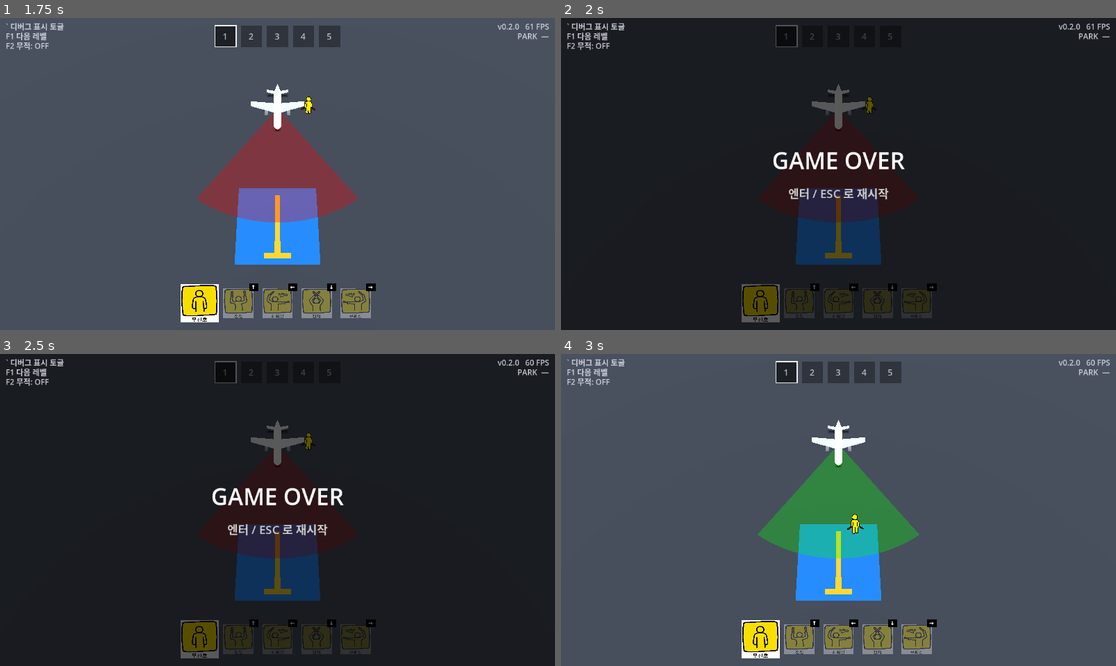
Above: before the commit, frames 1-4 (two rows, left to right).
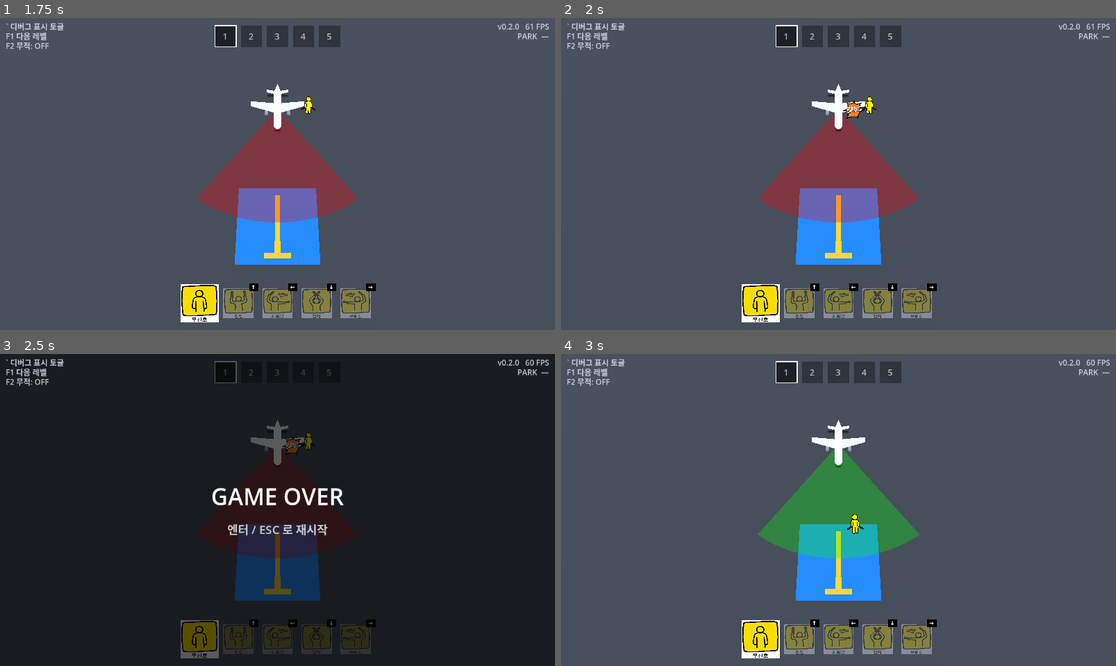
Above: after the commit, the same moments.

Repository: Leusin/project-godot-airport-marshaling-game
Game: Godot game, scene res://src/ui/lobby/lobby.tscn
Same seed, same stepped clock (60 frames per second), same inputs: the game is played once before the commit and once after it.
Inputs:
- Up to frame 1 (1.75 s): tap Enter (ui_accept) at 0.5, 0.77, 1.52 s; hold W (move_up) from 0.53 s (still down); tap Up (signal_advance) at 0.6, 1.35 s
- Up to frame 2 (2 s): keep holding W (move_up)
- Up to frame 3 (2.5 s): release W (move_up) at 2.03 s; hold A (move_left) from 2.03 s (still down); tap Up (signal_advance) at 2.1 s
- Up to frame 4 (3 s): keep holding A (move_left); tap Enter (ui_accept) at 2.75 s; tap Up (signal_advance) at 2.85 s

Frame 1 is identical in both runs. In frame 2, 99% of the frame differs, in the area x 0-100%, y 0-100%; in frame 3, 0.1%; in frame 4, nothing differs.

Commit message:
feat: 충돌 히트스톱 + 충돌 지점 이펙트
- 충돌 시 즉시 게임오버 HUD 대신: 씬 정지 0.5초 + 충돌 지점 이펙트 → HUD
- hazard_hit 시그널에 충돌 위치 전달(히트박스 중심↔상대 원점 중간점 근사)
- 신규 HitEffectHUD: 월드→화면 투영 표시, impact.png 넣으면 교체(없으면 임시 스파크)

Co-Authored-By: Claude Opus 4.8 <noreply@anthropic.com>

Diff:
--- a/src/core/game_groups.gd
+++ b/src/core/game_groups.gd
@@ -25,3 +25,4 @@
 # HUD LAYER
 const GAME_OVER_HUD := &"game_over_hud"
 const SUCCESS_HUD := &"success_hud"
+const HIT_EFFECT_HUD := &"hit_effect_hud"
--- a/src/core/main_game/Main.tscn
+++ b/src/core/main_game/Main.tscn
@@ -22,6 +22,7 @@
 [ext_resource type="Script" uid="uid://cd05dyidukyp5" path="res://src/ui/level_progress_hud.gd" id="32_level_progress_hud_script"]
 [ext_resource type="Script" uid="uid://bkiyit7f8882w" path="res://src/ui/campaign_complete_hud.gd" id="33_campaign_complete_hud_script"]
 [ext_resource type="Script" uid="uid://kmu680eryf0s" path="res://src/debug/debug_cheats.gd" id="34_debug_cheats_script"]
+[ext_resource type="Script" uid="uid://dmlngrm5y511w" path="res://src/ui/hit_effect_hud.gd" id="35_hit_effect_hud_script"]
 
 [node name="MainGame" type="Node" unique_id=366331269]
 process_mode = 3
@@ -114,6 +115,17 @@
 mouse_filter = 2
 script = ExtResource("32_level_progress_hud_script")
 
+[node name="HitEffectHUD" type="Control" parent="HudLayer/HudRoot" unique_id=1545390098 groups=["hit_effect_hud"]]
+visible = false
+layout_mode = 1
+anchors_preset = 15
+anchor_right = 1.0
+anchor_bottom = 1.0
+grow_horizontal = 2
+grow_vertical = 2
+mouse_filter = 2
+script = ExtResource("35_hit_effect_hud_script")
+
 [node name="GameOverHUD" type="Control" parent="HudLayer/HudRoot" unique_id=2091873834 groups=["game_over_hud"]]
 visible = false
 layout_mode = 1
--- a/src/core/main_game/game_manager.gd
+++ b/src/core/main_game/game_manager.gd
@@ -13,6 +13,9 @@
 ## 확정 버튼 → 성공 처리(HUD) 사이 유예. 마샬러 엔진정지 포즈를 잠깐 보여주는 연출용 지연.
 const SHUTDOWN_CONFIRM_DELAY := 1.0
 
+## 충돌 → 게임오버 HUD 사이 히트스톱. 정지화면 + 충돌 이펙트로 무슨 일이 났는지 보여주는 연출용 지연.
+const HIT_STOP_DELAY := 0.5
+
 ## 스폰할 엔티티 씬. 스폰 지점(마커)은 레벨 데이터, 어떤 엔티티를 놓을지는 여기서 정한다.
 @export var marshaller_scene: PackedScene
 @export var aircraft_scene: PackedScene
@@ -23,6 +26,7 @@
 var _entity_root: Node3D
 var _game_over_hud: Control
 var _success_hud: Control
+var _hit_effect_hud: Control
 var _spawned: Array[Node] = []
 
 var _is_game_over := false
@@ -40,7 +44,11 @@
 ## 확정 직후 ~ 성공 처리 전의 짧은 구간. 마샬러 스프라이트가 이 구간에만 엔진정지 포즈를 보여준다.
 var is_confirming_shutdown := false
 
+## 충돌 후 히트스톱 중(정지화면 + 이펙트, 게임오버 HUD 대기).
+var _is_in_hit_stop := false
+
 var _confirm_delay := Countdown.new()
+var _hit_stop_delay := Countdown.new()
 
 func _ready() -> void:
 	process_mode = Node.PROCESS_MODE_ALWAYS
@@ -48,6 +56,7 @@
 	_player_controller = SceneQuery.require_single(GameGroups.PLAYER_CONTROLLER)
 	_game_over_hud = SceneQuery.require_single(GameGroups.GAME_OVER_HUD)
 	_success_hud = SceneQuery.require_single(GameGroups.SUCCESS_HUD)
+	_hit_effect_hud = SceneQuery.require_single(GameGroups.HIT_EFFECT_HUD)
 	_signal_input = SceneQuery.require_single(GameGroups.SIGNAL_INPUT)
 	if _signal_input != null:
 		_signal_input.shutdown_confirmed.connect(_on_shutdown_confirmed)
@@ -60,11 +69,15 @@
 	_is_success = false
 	is_awaiting_shutdown_confirm = false
 	is_confirming_shutdown = false
+	_is_in_hit_stop = false
+	_hit_stop_delay.stop()
 	_final_grade = ParkingGrade.Grade.B
 	if _game_over_hud != null:
 		_game_over_hud.visible = false
 	if _success_hud != null:
 		_success_hud.visible = false
+	if _hit_effect_hud != null:
+		_hit_effect_hud.hide_impact()
 	_spawn_entities()
 	get_tree().paused = false
 
@@ -85,7 +98,7 @@
 	# 스폰한 주체가 관계를 배선한다: 지각 대상·바라볼 대상·possess.
 	if _aircraft != null:
 		_aircraft.set_perception_target(marshaller)
-		_aircraft.hazard_hit.connect(trigger_game_over)
+		_aircraft.hazard_hit.connect(_on_hazard_hit)
 	if marshaller != null:
 		marshaller.set_facing_target(_aircraft)
 		if _player_controller != null:
@@ -109,6 +122,10 @@
 	if is_confirming_shutdown and _confirm_delay.tick(delta):
 		is_confirming_shutdown = false
 		trigger_success()
+	# 히트스톱이 끝나면 게임오버 확정 (정지화면 + 이펙트를 보여준 뒤 HUD).
+	if _is_in_hit_stop and _hit_stop_delay.tick(delta):
+		_is_in_hit_stop = false
+		trigger_game_over()
 
 ## 확정 버튼(스페이스) 이벤트. 비행기가 주차존에 충분히 들어온 상태에서만 성공 유예를 시작한다.
 ## 누른 순간의 사실로 등급을 채점해 스냅샷한다(유예 중 관성으로 움직여도 확정 시점 값 유지).
@@ -140,6 +157,17 @@
 		return ParkingGrade.Grade.B
 	return ParkingGrade.evaluate(metrics["position_error"], metrics["angle_error"])
 
+## 충돌 순간: 즉시 게임오버 HUD 대신 히트스톱 — 씬을 정지시키고 충돌 지점에 이펙트를 띄운 뒤,
+## HIT_STOP_DELAY 후 trigger_game_over()로 확정한다 (무슨 일이 났는지 보여주는 연출).
+func _on_hazard_hit(world_position: Vector3) -> void:
+	if debug_invincible or _is_game_over or _is_success or _is_in_hit_stop:
+		return
+	_is_in_hit_stop = true
+	get_tree().paused = true
+	if _hit_effect_hud != null:
+		_hit_effect_hud.show_impact(world_position)
+	_hit_stop_delay.start(HIT_STOP_DELAY)
+
 func trigger_game_over() -> void:
 	if debug_invincible:
 		return
--- a/src/gameplay/aircraft/aircraft.gd
+++ b/src/gameplay/aircraft/aircraft.gd
@@ -14,8 +14,8 @@
 @export var view_radius: float = 8.0
 @export var half_angle_degrees: float = 35.0
 
-## hazard(장애물·마샬러) 충돌 순간 방출. "게임오버"인지의 해석은 GameManager의 몫.
-signal hazard_hit
+## hazard(장애물·마샬러) 충돌 순간 충돌 지점과 함께 방출. "게임오버"인지의 해석은 GameManager의 몫.
+signal hazard_hit(position: Vector3)
 
 var _see_marshaller: bool
 
--- a/src/gameplay/aircraft/aircraft_collision.gd
+++ b/src/gameplay/aircraft/aircraft_collision.gd
@@ -10,8 +10,8 @@
 ## AABB가 주차존보다 커져 영영 확정이 안 되므로, "대부분 들어옴"으로 완화한다. 정밀도는 등급이 채점.
 const MIN_PARK_RATIO := 0.7
 
-## hazard(장애물·마샬러) 진입 순간 방출. Aircraft가 게임오버로 연결한다.
-signal hazard_hit
+## hazard(장애물·마샬러) 진입 순간 충돌 상대의 위치와 함께 방출. Aircraft가 재노출한다.
+signal hazard_hit(position: Vector3)
 
 var _hitbox: Area3D
 var _parking_areas: Array[Area3D] = []  # 현재 겹치는 주차 Area3D들
@@ -73,8 +73,11 @@
 	return (inter.size.x * inter.size.z) / self_area
 
 ## 감지되는 바디는 전부 hazard 레이어(장애물·마샬러)이므로 진입 = 충돌.
-func _on_body_entered(_body: Node3D) -> void:
-	hazard_hit.emit()
+## 충돌 지점은 비행기 히트박스 중심 ↔ 상대 원점의 중간점으로 근사한다(상대 원점만 쓰면
+## 발밑 중심이라 접촉 위치와 어긋나 보임).
+func _on_body_entered(body: Node3D) -> void:
+	var self_center := _world_aabb(_hitbox).get_center()
+	hazard_hit.emit((self_center + body.global_position) * 0.5)
 
 ## Area는 주차존만 넘어온다.
 func _on_area_entered(area: Area3D) -> void:
--- /dev/null
+++ b/src/ui/hit_effect_hud.gd
@@ -0,0 +1,46 @@
+extends Control
+## 충돌 이펙트 표시. GameManager가 충돌 월드 좌표로 show_impact를 부르면 화면 좌표로 투영해
+## 이펙트 이미지를 띄운다(히트스톱 동안 정지화면 위에 노출). 판정에 관여하지 않는 표시 전용.
+## 이미지는 IMPACT_PATH에 있으면 그걸 쓰고, 없으면 임시 스파크 도형을 그린다(그림 교체 가능).
+
+const IMPACT_PATH := "res://assets/sprites/effects/impact.png"
+const IMPACT_SIZE := 60.0
+const PLACEHOLDER_COLOR := Color(1.0, 0.55, 0.1, 0.95)
+
+var _texture: Texture2D
+var _screen_pos := Vector2.ZERO
+
+func _ready() -> void:
+	visible = false
+	process_mode = Node.PROCESS_MODE_ALWAYS
+	if ResourceLoader.exists(IMPACT_PATH):
+		_texture = load(IMPACT_PATH)
+
+## 충돌 지점(월드)을 화면에 투영해 이펙트를 표시한다.
+func show_impact(world_position: Vector3) -> void:
+	var camera := get_viewport().get_camera_3d()
+	if camera == null:
+		return
+	_screen_pos = camera.unproject_position(world_position)
+	visible = true
+	queue_redraw()
+
+func hide_impact() -> void:
+	visible = false
+
+func _draw() -> void:
+	if _texture != null:
+		var rect := Rect2(_screen_pos - Vector2.ONE * IMPACT_SIZE / 2.0, Vector2.ONE * IMPACT_SIZE)
+		draw_texture_rect(_texture, rect, false)
+		return
+	# 임시 스파크: 8방향 삼각 가시. impact.png를 넣으면 그걸로 대체된다.
+	for i in 8:
+		var angle := TAU * i / 8.0
+		var dir := Vector2.from_angle(angle)
+		var side := Vector2.from_angle(angle + TAU / 4.0)
+		var tip_len := IMPACT_SIZE * (0.5 if i % 2 == 0 else 0.32)
+		draw_colored_polygon(PackedVector2Array([
+			_screen_pos + dir * tip_len,
+			_screen_pos + side * IMPACT_SIZE * 0.08,
+			_screen_pos - side * IMPACT_SIZE * 0.08,
+		]), PLACEHOLDER_COLOR)
Binary file added: assets/sprites/effects/impact.png
Not shown, added: assets/sprites/effects/impact.png.import
Not shown, added: src/ui/hit_effect_hud.gd.uid
Not shown, changed: docs/DEVLOG.md
Not shown, changed: docs/MEMORY.md
